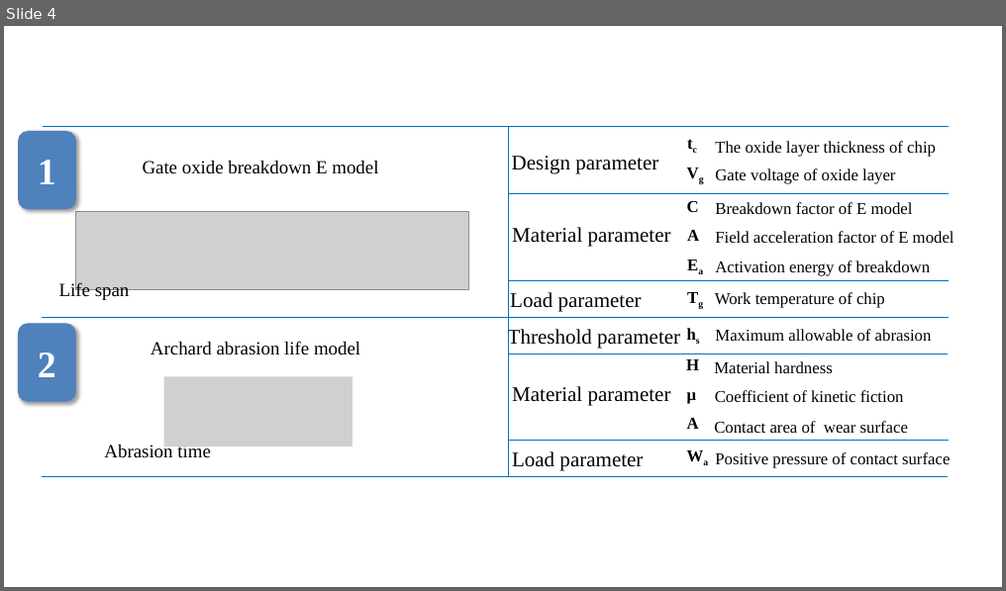
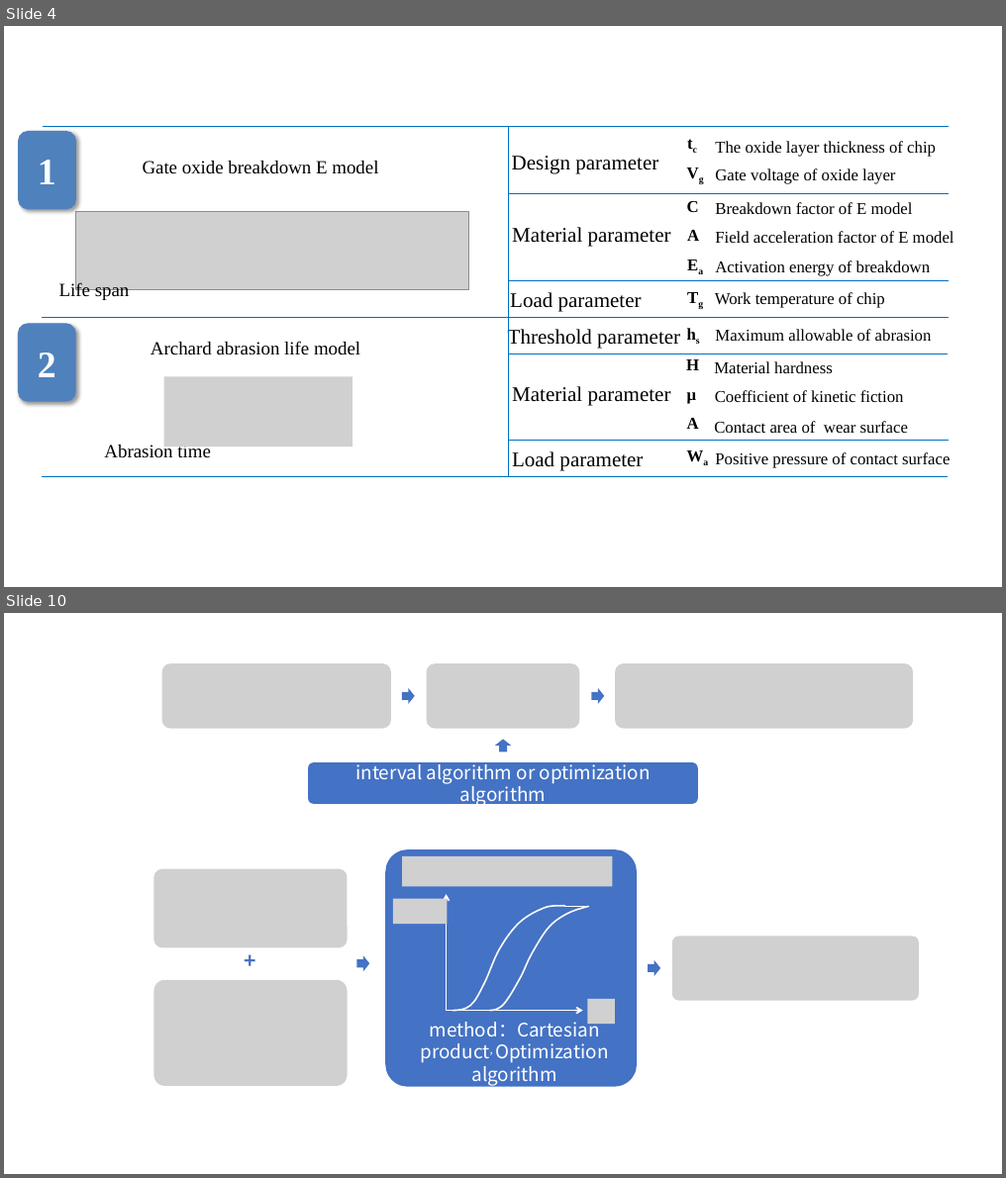
Before and after one commit to PrideLee/Logistics-Optimization-Product-Configuration-Recommendation-and-Optimization, a slide deck: General map of reliability (The summary of Kang's seminar in CAS)/fig.pptx. Shown one above the other, each under a label of ours: slide 4 before the commit, slides 4 and 10 after it; the slides between them are not shown. The pictures are 1006x591 and 1006x1178 pixels, drawn with LibreOffice and Linux fonts; fonts in the diff are those of the drawing; grey boxes stand for pictures. Boxes give left, top, right and bottom in pixels: in the first picture for what was removed or moved away, otherwise in the second. Text is boxed around its words. In the diff, an @@ line names an element or a change of style, - is before the commit and + after.

```diff
--- a/General map of reliability (The summary of Kang's seminar in CAS)/fig.pptx
+++ b/General map of reliability (The summary of Kang's seminar in CAS)/fig.pptx
@@ slide 10 added at bbox=[4, 613, 1002, 1174], background #FFFFFF @@
@@ picture added at bbox=[162, 663, 391, 729] @@
@@ picture added at bbox=[426, 663, 580, 729] @@
@@ picture added at bbox=[615, 663, 913, 729] @@
@@ right arrow added at bbox=[402, 688, 415, 703], fill #4472C4 @@
@@ right arrow added at bbox=[592, 688, 604, 703], fill #4472C4 @@
@@ right arrow added at bbox=[495, 739, 511, 752], fill #4472C4 @@
@@ rounded rectangle added at bbox=[308, 762, 698, 804], fill #4472C4, 18 pt, text #FFFFFF @@
+interval algorithm or optimization algorithm
@@ picture added at bbox=[153, 869, 347, 948] @@
@@ rounded rectangle added at bbox=[386, 851, 637, 1086], fill #4472C4, outline #4472C4 1.5 pt @@
@@ picture added at bbox=[402, 857, 613, 886] @@
@@ picture added at bbox=[393, 899, 448, 925] @@
@@ arrow added from (447, 1011) to (447, 894), #FFFFFF 1.5 pt @@
@@ freeform shape added at bbox=[452, 906, 565, 1011], outline #FFFFFF 1.5 pt @@
@@ freeform shape added at bbox=[490, 906, 589, 1011], outline #FFFFFF 1.5 pt @@
@@ line added from (565, 906) to (589, 906), #FFFFFF 1.5 pt @@
@@ picture added at bbox=[672, 937, 920, 1001] @@
@@ text added at bbox=[236, 945, 265, 977], 20 pt, text #4472C4, bold @@
++
@@ right arrow added at bbox=[356, 956, 369, 971], fill #4472C4 @@
@@ right arrow added at bbox=[648, 960, 660, 976], fill #4472C4 @@
@@ picture added at bbox=[153, 980, 347, 1087] @@
@@ text added at bbox=[421, 1017, 608, 1087], 18 pt, text #FFFFFF @@
+method：Cartesian product, Optimization algorithm
@@ arrow added from (447, 1011) to (583, 1011), #FFFFFF 1.5 pt @@
@@ picture added at bbox=[588, 999, 615, 1025] @@
```
Also in this commit, not shown: 8 other slides added, 1 slide removed, 13 other files.
